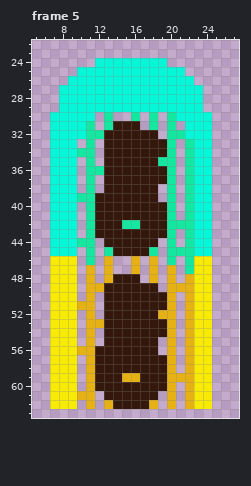
Pixel-art file, stored at LudamDare49/Assets/Texture/Door.aseprite. The picture above is the old version.
32x64 pixels, 6 frames. Shown: frame 5: x 5..27, y 22..63. The commit also changed other frames, which this record leaves out.
Once edited:
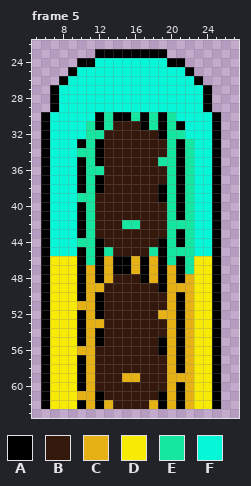
Palette (. is transparent): A #000000  B #34180b  C #e6b115  D #f7eb05  E #15e6a0  F #05f7d7
Changes in this commit:
Changed rows in their new state; - is an unchanged pixel.
Frame 5:
first column x 6:
23 ------AAAAAAAA------
24 ----AA--------AA----
25 ---A------------A---
26 --A--------------A--
27 -A----------------A-
28 -A----------------A-
29 -A----------------A-
30 A-----A-AA-A-A-----A
31 A-----A----A-A-A---A
32 A------------A-----A
33 A---A-A--------A---A
34 A-----A--------A---A
35 A---A-A--------A---A
36 A---A----------A---A
37 A---A-A--------A---A
38 A---A-A------A-A---A
39 A------------A-A---A
40 A---A----------A---A
41 A---A----------A---A
42 A---A--------------A
43 A---A----------A---A
44 A-----A------A-A---A
45 A---A-A------A-----A
46 A---A-A-AA-A-A-A---A
47 A---A-A-AA-A-A-A---A
48 A---A-A----A-A-A---A
49 A---A--------A-----A
50 A---A-A--------A---A
51 A-----A--------A---A
52 A---A-A--------A---A
53 A---A----------A---A
54 A---A-A--------A---A
55 A---A-A------A-A---A
56 A------------A-A---A
57 A---A----------A---A
58 A---A----------A---A
59 A---A--------------A
60 A---A----------A---A
61 A-----A------A-A---A
62 A---A-A------A-A---A
Changed places in both pictures, as pixel boxes (x1, y1, x2, y2):
added: (41, 49, 221, 409)
